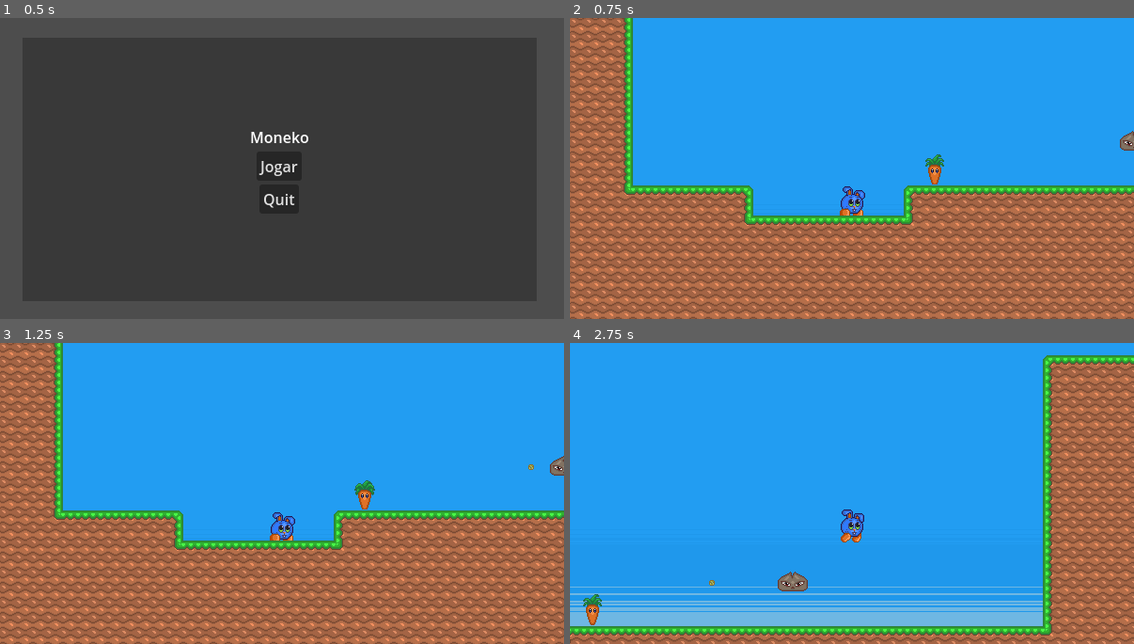
Above: before the commit, frames 1-4 (two rows, left to right).
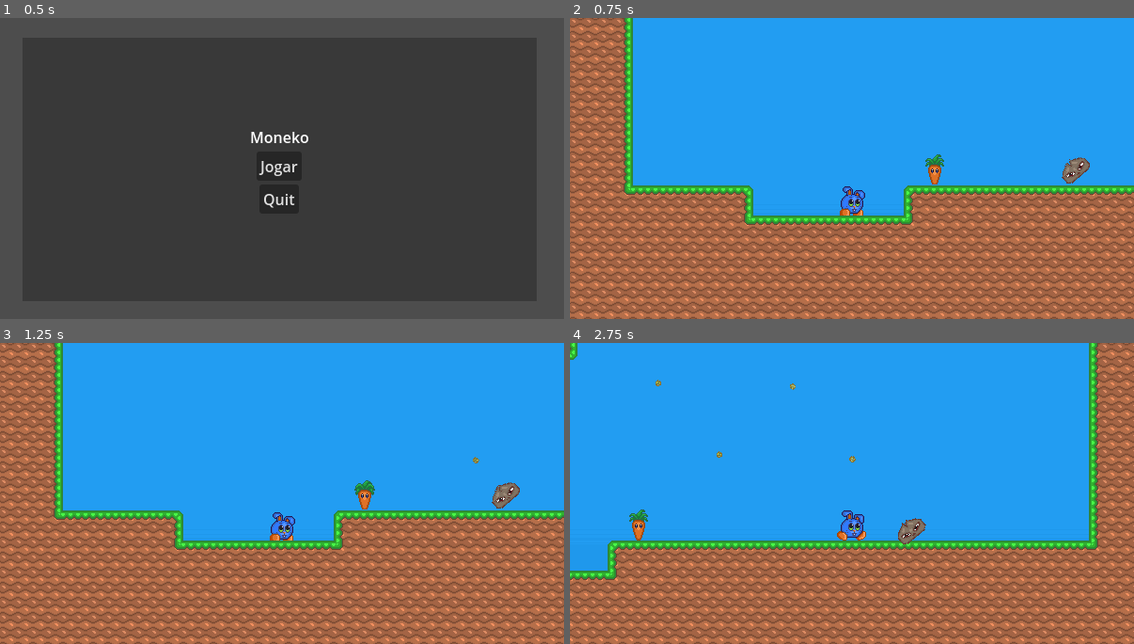
Above: after the commit, the same moments.

Repository: jimmycalhado/Moneko
Game: Godot game, scene res://Scene/Sistemas/startScreen.tscn
The game is run twice, just before and just after one commit, with the same random seed, the same clock (stepped at 60 frames per second) and the same inputs.
Inputs:
- Up to frame 1 (0.5 s): no input
- Up to frame 2 (0.75 s): click "Jogar" at 0.5 s
- Up to frame 3 (1.25 s): no input
- Up to frame 4 (2.75 s): hold Right (ui_right) from 1.28 s (still down); tap Space (pulo) at 1.52, 2.27 s

Frame 1 is identical in both runs. In frame 2, 0.4% of the frame differs, in the area x 87-100%, y 37-55%; in frame 3, 0.4%; in frame 4, 38%, in the area x 0-100%, y 0-100%.

Commit message:
Add files via upload

Diff:
--- a/moneko-main/Scene/fases/test.tscn
+++ b/moneko-main/Scene/fases/test.tscn
@@ -112,4 +112,9 @@
 autoplay = "default"
 
 [node name="Emburrako" parent="." instance=ExtResource("5_thmm8")]
-position = Vector2(310, 147)
+position = Vector2(247, 176)
+rotation = -0.707362
+
+[node name="Emburrako2" parent="." instance=ExtResource("5_thmm8")]
+position = Vector2(387, 182)
+rotation = -0.687883
--- a/moneko-main/Scene/personagens/inimigos/Emburrako/emburrako.tscn
+++ b/moneko-main/Scene/personagens/inimigos/Emburrako/emburrako.tscn
@@ -236,10 +236,11 @@
 radius = 187.011
 
 [sub_resource type="RectangleShape2D" id="RectangleShape2D_yjl0w"]
-size = Vector2(32, 6)
+size = Vector2(32, 20)
 
 [node name="Emburrako" type="CharacterBody2D" groups=["inimigos"]]
 position = Vector2(0, -8)
+rotation = -0.0127003
 collision_layer = 4
 collision_mask = 3
 script = ExtResource("1_e1lvf")
@@ -261,12 +262,13 @@
 autoplay = "idle"
 
 [node name="spawnBullet" type="Marker2D" parent="."]
-position = Vector2(4, -1)
+position = Vector2(0, -9)
 
 [node name="detectarPlayer" type="Area2D" parent="."]
 collision_layer = 4
 
 [node name="CollisionShape2D" type="CollisionShape2D" parent="detectarPlayer"]
+position = Vector2(0, -1)
 shape = SubResource("CircleShape2D_w32ou")
 debug_color = Color(0.388235, 0.580392, 0.533333, 0.243137)
 
@@ -274,7 +276,7 @@
 visible = false
 
 [node name="CollisionShape2D" type="CollisionShape2D" parent="hitbox"]
-position = Vector2(0, -9)
+position = Vector2(0, -2)
 shape = SubResource("RectangleShape2D_yjl0w")
 
 [connection signal="body_entered" from="detectarPlayer" to="." method="_on_detectar_player_body_entered"]
--- a/moneko-main/Scripts/inimigos/Emburrako/bullet.gd
+++ b/moneko-main/Scripts/inimigos/Emburrako/bullet.gd
@@ -1,13 +1,10 @@
 extends Area2D
 
-var velocity = Vector2.ZERO
 var shoot_speed = -100
-var direction = 1
+var direction_vector = Vector2.UP
 
 func _physics_process(delta: float) -> void:
-	velocity.x = shoot_speed * direction * delta
-
-	translate(velocity)
+	translate(direction_vector.normalized() * shoot_speed * delta)
 
 
 func _on_visible_on_screen_notifier_2d_screen_exited() -> void:
--- a/moneko-main/Scripts/inimigos/Emburrako/emburrako.gd
+++ b/moneko-main/Scripts/inimigos/Emburrako/emburrako.gd
@@ -1,20 +1,7 @@
 extends CharacterBody2D
-
-var facing_left = true
 
 @onready var bullet_instance = preload("res://Scene/personagens/inimigos/Emburrako/bullet.tscn")
 @onready var Player = Global.get("player")
-
-func _physics_process(delta: float) -> void:
-	_set_animation()
-	if Player:
-		var distance = Player.global_position.x - self.position.x
-		facing_left = true if distance < 0 else false
-
-	if facing_left:
-		self.scale.x = 1
-	else:
-		self.scale.x = -1
 
 func _set_animation():
 	var animation = "idle"
@@ -28,10 +15,8 @@
 	var bullet = bullet_instance.instantiate()
 	get_parent().add_child(bullet)
 	bullet.global_position = $spawnBullet.global_position
-	if facing_left:
-		bullet.direction = 1
-	else:
-		bullet.direction = -1
+	bullet.rotation = rotation
+	bullet.direction_vector = Vector2.DOWN.rotated(rotation)
 
 func _on_detectar_player_body_entered(body: Node2D) -> void:
 	$Animation.play("tiro")
